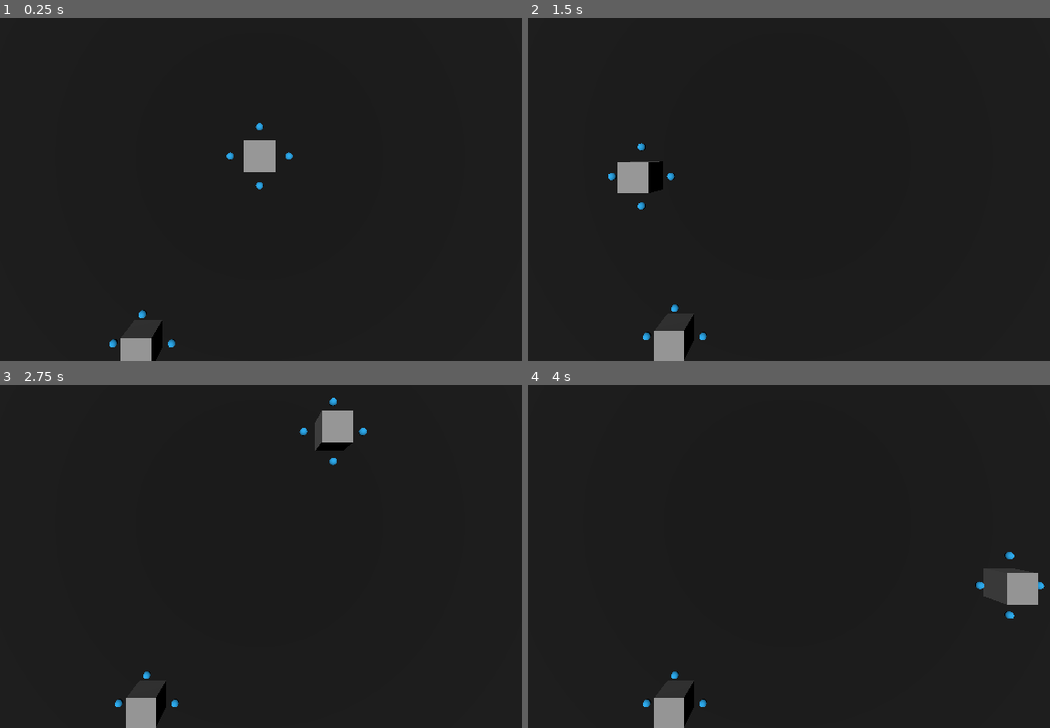
Above: before the commit, frames 1-4 (two rows, left to right).
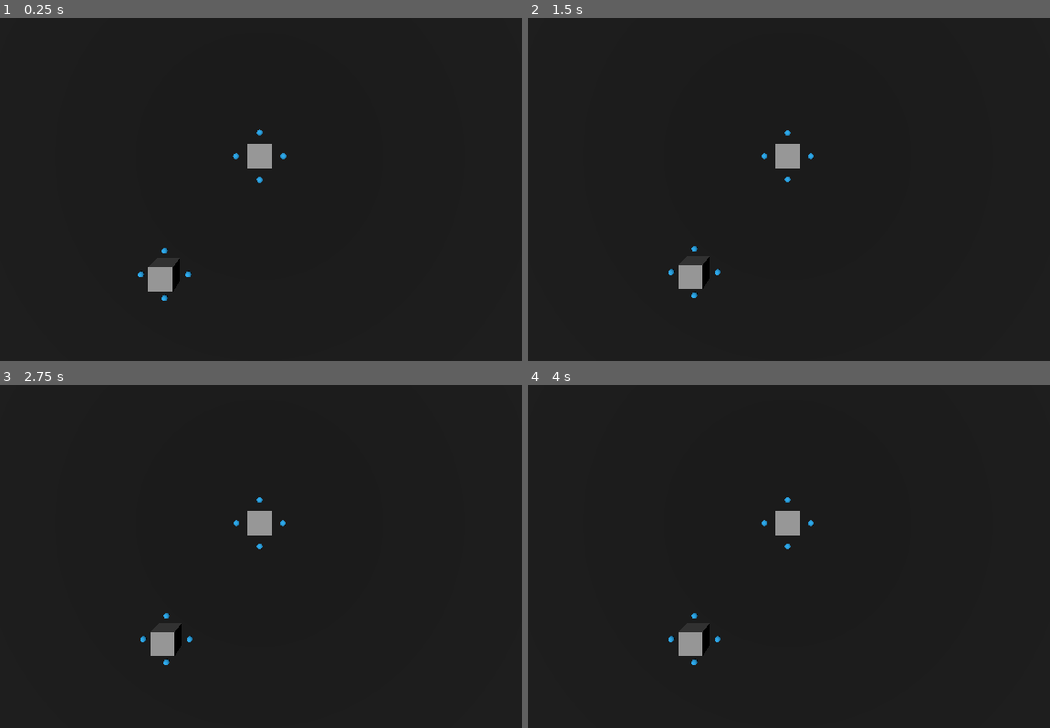
Above: after the commit, the same moments.

Repository: karstenpedersen/robo-blocks
Game: Godot game, scene res://src/scenes/game-scenes/karsten_test_scene.tscn
The game is run twice, just before and just after one commit, with the same random seed, the same clock (stepped at 60 frames per second) and the same inputs. The project has no main scene, so this scene is started directly.
Inputs (mouse positions are in pixels of both pictures, inside the frame that each line leads up to):
- Up to frame 1 (0.25 s): no input
- Up to frame 2 (1.5 s): move the mouse to (945, 134) at 0.52 s; press the mouse at (945, 134) at 0.53 s; hold R (rotate_right) 0.53-1.28 s; tap Enter at 1.25 s; move the mouse to (642, 175) at 1.27 s; release the mouse at (642, 175) at 1.28 s; click (642, 175) at 1.35 s
- Up to frame 3 (2.75 s): tap Space at 2 s; move the mouse to (334, 433) at 2.02 s; press the mouse at (334, 433) at 2.03 s; hold R (rotate_right) from 2.03 s (still down)
- Up to frame 4 (4 s): tap Enter at 2.75 s; move the mouse to (752, 604) at 2.77 s; release the mouse at (752, 604) at 2.78 s; click (752, 604) at 2.85 s; tap Space at 3.5 s; move the mouse to (1008, 583) at 3.52 s; release R (rotate_right) at 3.53 s; press the mouse at (1008, 583) at 3.53 s

The runs differ from the first frame. In frame 1, 1.5% of the frame differs, in the area x 20-57%, y 30-100%; in frame 2, 2.5%; in frame 3, 2.5%; in frame 4, 2.7%, in the area x 22-99%, y 32-100%.

Commit message:
Work on modules

Diff:
--- a/project.godot
+++ b/project.godot
@@ -19,6 +19,7 @@
 draggable=""
 module=""
 draggable_module=""
+snap_point=""
 
 [input]
 
@@ -42,6 +43,7 @@
 [layer_names]
 
 3d_physics/layer_1="Collision"
+3d_physics/layer_2="Dragging"
 
 [rendering]
 
--- a/src/components/draggable_component.gd
+++ b/src/components/draggable_component.gd
@@ -5,15 +5,22 @@
 signal drag_ended(node)
 signal drag_moved(node)
 signal drag_rotated(node)
+signal mounted(module, point)
+signal unmounted(module, point)
 
 @export var parent: Node3D
-@export var snap_distance: float = 3
+@export var snap_distance: float = 1
 
 var dragging = false
 var drag_offset = Vector3()
 var target_position: Vector3
 var target_rotation: Vector3
-var snap_point: Node3D
+var snap_points: Array[SnapPoint]
+var snap_point: SnapPoint:
+	get:
+		if len(snap_points) == 0:
+			return null
+		return snap_points[0]
 
 
 func _ready() -> void:
@@ -23,21 +30,27 @@
 func drag_start(pos: Vector3):
 	# Reset rotation
 	target_rotation = get_reset_rotation()
-
 	dragging = true
 	drag_started.emit(self)
+
+	for point in snap_points:
+		unmounted.emit(point.parent, point)
 
 
 func drag_end():
 	dragging = false
 	drag_ended.emit(self)
 
+	for point in snap_points:
+		mounted.emit(point.parent, point)
+
 
 func drag_move(pos: Vector3):
-	print(snap_point)
-	if snap_point and pos.distance_to(snap_point.position) < snap_distance:
-		print("Snap: ", snap_point.position)
-		target_position = snap_point.position
+	if snap_point:
+		if pos.distance_to(target_position) <= snap_distance:
+			target_position = snap_point.global_position
+		else:
+			snap_points.clear()
 	else:
 		target_position = Vector3(pos.x, 1, pos.z)
 	drag_moved.emit(self)
@@ -52,13 +65,3 @@
 	var y = target_rotation.y
 	y = round(y / 90) * 90
 	return Vector3(0, y, 0)
-
-
-func _on_show_snap_area_body_entered(body: Node3D) -> void:
-	if dragging and body != self and body.is_in_group("draggable"):
-		pass
-
-
-func _on_show_snap_area_body_exited(body: Node3D) -> void:
-	if dragging and body != self and body.is_in_group("draggable"):
-		pass
--- a/src/entities/modules/base_module/base_module.gd
+++ b/src/entities/modules/base_module/base_module.gd
@@ -2,7 +2,7 @@
 class_name BaseModule
 
 signal destroyed
-signal added_neighbour_model(module)
+signal added_neighbour_module(module)
 signal removed_neighbour_module(module)
 
 @export var stats: ModuleStats
@@ -25,7 +25,7 @@
 	if index == -1 or module.index + 1 < index:
 		index = module.index + 1
 	neighbours.append(module)
-	added_neighbour_model.emit(module)
+	added_neighbour_module.emit(module)
 
 
 func remove_neighbour_module(module: BaseModule):
@@ -48,8 +48,7 @@
 
 func remove_from_neighbours():
 	for neighbour in neighbours:
-		neighbour.remove_neighbour(self)
-
+		neighbour.remove_neighbour_module(self)
 
 
 func _on_health_component_eliminated() -> void:
--- a/src/entities/modules/base_module/base_module.tscn
+++ b/src/entities/modules/base_module/base_module.tscn
@@ -7,10 +7,6 @@
 [sub_resource type="BoxShape3D" id="BoxShape3D_p48wg"]
 
 [sub_resource type="BoxMesh" id="BoxMesh_j2tuk"]
-
-[sub_resource type="CylinderShape3D" id="CylinderShape3D_0rqrd"]
-height = 1.0
-radius = 3.0
 
 [node name="BaseModule" type="RigidBody3D" groups=["module"]]
 script = ExtResource("1_iavab")
@@ -47,9 +43,4 @@
 transform = Transform3D(1, 0, 0, 0, 1, 0, 0, 0, 1, 0, 0, 1)
 parent = NodePath("../..")
 
-[node name="ShowSnapArea" type="Area3D" parent="."]
-
-[node name="CollisionShape3D" type="CollisionShape3D" parent="ShowSnapArea"]
-shape = SubResource("CylinderShape3D_0rqrd")
-
 [connection signal="eliminated" from="Components/HealthComponent" to="." method="_on_health_component_eliminated"]
--- a/src/entities/modules/draggable_module/draggable_module.gd
+++ b/src/entities/modules/draggable_module/draggable_module.gd
@@ -6,6 +6,7 @@
 @onready var draggable_component: DraggableComponent = $Components/DraggableComponent
 
 var rotation_tween
+
 
 func _on_draggable_component_drag_started(node: DraggableComponent) -> void:
 	# Disable rigidbody behavior
@@ -39,3 +40,11 @@
 
 func _on_draggable_component_drag_moved(node: DraggableComponent) -> void:
 	position = node.target_position
+
+
+func _on_draggable_component_mounted(module: BaseModule, point: SnapPoint) -> void:
+	add_neighbour_module(module, point)
+
+
+func _on_draggable_component_unmounted(module: Variant, point: Variant) -> void:
+	remove_neighbour_module(module)
--- a/src/entities/modules/draggable_module/draggable_module.tscn
+++ b/src/entities/modules/draggable_module/draggable_module.tscn
@@ -4,20 +4,24 @@
 [ext_resource type="Script" path="res://src/entities/modules/draggable_module/draggable_module.gd" id="2_gver6"]
 [ext_resource type="Script" path="res://src/components/draggable_component.gd" id="2_iyptw"]
 
-[sub_resource type="BoxShape3D" id="BoxShape3D_j4rum"]
+[sub_resource type="SphereShape3D" id="SphereShape3D_n7cql"]
 
 [node name="DraggableModule" groups=["draggable_module"] instance=ExtResource("1_vq4rx")]
 script = ExtResource("2_gver6")
 rotation_speed = 0.125
 
 [node name="DraggableComponent" type="Area3D" parent="Components" index="1" node_paths=PackedStringArray("parent") groups=["draggable"]]
+collision_layer = 2
+collision_mask = 0
 script = ExtResource("2_iyptw")
 parent = NodePath("../..")
 
 [node name="CollisionShape3D" type="CollisionShape3D" parent="Components/DraggableComponent" index="0"]
-shape = SubResource("BoxShape3D_j4rum")
+shape = SubResource("SphereShape3D_n7cql")
 
 [connection signal="drag_ended" from="Components/DraggableComponent" to="." method="_on_draggable_component_drag_ended"]
 [connection signal="drag_moved" from="Components/DraggableComponent" to="." method="_on_draggable_component_drag_moved"]
 [connection signal="drag_rotated" from="Components/DraggableComponent" to="." method="_on_draggable_component_drag_rotated"]
 [connection signal="drag_started" from="Components/DraggableComponent" to="." method="_on_draggable_component_drag_started"]
+[connection signal="mounted" from="Components/DraggableComponent" to="." method="_on_draggable_component_mounted"]
+[connection signal="unmounted" from="Components/DraggableComponent" to="." method="_on_draggable_component_unmounted"]
--- a/src/entities/modules/head_module/head_module.gd
+++ b/src/entities/modules/head_module/head_module.gd
@@ -2,6 +2,5 @@
 class_name HeadModule
 
 
-# Called when the node enters the scene tree for the first time.
 func _ready() -> void:
 	index = 0
--- a/src/scenes/game-scenes/karsten_test_scene.tscn
+++ b/src/scenes/game-scenes/karsten_test_scene.tscn
@@ -27,13 +27,13 @@
 transform = Transform3D(0.990232, 0.0131266, -0.138813, 0.139432, -0.0932235, 0.985834, 0, -0.995559, -0.0941431, 0, 6.39536, 0)
 
 [node name="Camera3D" type="Camera3D" parent="."]
-transform = Transform3D(1, 0, 0, 0, -4.37114e-08, 1, 0, -1, -4.37114e-08, 0, 10, 0)
+transform = Transform3D(1, 0, 0, 0, -4.37114e-08, 1, 0, -1, -4.37114e-08, 0, 12, 0)
 
 [node name="DragManager" type="Node3D" parent="Camera3D"]
 script = ExtResource("2_u365p")
 
 [node name="DraggableModule" parent="." instance=ExtResource("2_7w6ey")]
-transform = Transform3D(1, 0, 0, 0, 1, 0, 0, 0, 1, 0, 1.21548, 0)
+transform = Transform3D(1, 0, 0, 0, 1, 0, 0, 0, 1, 0.003, 1, 0.002)
 
 [node name="DraggableModule2" parent="." instance=ExtResource("2_7w6ey")]
-transform = Transform3D(1, 0, 0, 0, 1, 0, 0, 0, 1, -4.00715, 1.13693, 6.40752)
+transform = Transform3D(1, 0, 0, 0, 1, 0, 0, 0, 1, -4.007, 1, 4.99057)
--- a/src/systems/drag-and-drop/drag_manager.gd
+++ b/src/systems/drag-and-drop/drag_manager.gd
@@ -4,7 +4,7 @@
 
 var dragging = false
 var current: DraggableComponent = null
-var draggable_ray_result = null
+var ray_result = null
 
 
 func _physics_process(delta):
@@ -21,10 +21,10 @@
 
 		var result = space_state.intersect_ray(query)
 		if !result:
+			ray_result = null
 			break
-
-		if result.collider.is_in_group("draggable"):
-			draggable_ray_result = result
+		elif result.collider.is_in_group("draggable"):
+			ray_result = result
 			break
 
 		remaining_length -= origin.distance_to(result.position)
@@ -36,7 +36,8 @@
 	# Get drag position
 	var plane = Plane(Vector3(0, 1, 0), Vector3(0, 1, 0))
 	origin = get_parent().project_ray_origin(mousepos)
-	var plane_intersection = plane.intersects_ray(origin, origin + direction * 1000)
+	var plane_intersection = \
+			plane.intersects_ray(origin, origin + direction * 1000)
 	if plane_intersection:
 		current.drag_move(plane_intersection)
 
@@ -58,12 +59,13 @@
 		current = null
 		return
 
-	if !draggable_ray_result:
+	if !ray_result:
 		return
-	var collider = draggable_ray_result.collider
-	if collider is not Node or !collider.is_in_group("draggable"):
+
+	var collider = ray_result.collider
+	if collider is not Node:
 		return
 
 	dragging = true
-	current = draggable_ray_result.collider
-	current.drag_start(draggable_ray_result["position"])
+	current = ray_result.collider
+	current.drag_start(ray_result["position"])
--- a/src/systems/drag-and-drop/snap_point.gd
+++ b/src/systems/drag-and-drop/snap_point.gd
@@ -3,22 +3,11 @@
 
 @export var parent: BaseModule
 
-var target_module: BaseModule
+var target_module: DraggableComponent
 
 
-func add_neighbour():
-	parent.add_neighbour_module(target_module, self)
-	target_module.add_neighbour_module(parent, self)
-	target_module.draggable_component.snap_point = null
-
-
-func _on_body_entered(body: Node3D) -> void:
-	if body.is_in_group("draggable_module") and body.draggable_component.dragging:
-		body.draggable_component.snap_point = self
-		target_module = body
-
-
-func _on_body_exited(body: Node3D) -> void:
-	if body == target_module:
-		parent.remove_neighbour_module(target_module)
-		target_module.draggable_component.snap_point = null
+func _on_area_entered(area: Area3D) -> void:
+	if area != parent.draggable_component and \
+			area.is_in_group("draggable") and \
+			area.dragging:
+		area.snap_points.append(self)
--- a/src/systems/drag-and-drop/snap_point.tscn
+++ b/src/systems/drag-and-drop/snap_point.tscn
@@ -10,17 +10,22 @@
 radius = 0.125
 height = 0.25
 
-[sub_resource type="SphereShape3D" id="SphereShape3D_a0he8"]
-radius = 0.2
+[sub_resource type="CylinderShape3D" id="CylinderShape3D_sck2f"]
+height = 3.0
+radius = 0.4
 
-[node name="SnapPoint" type="Area3D"]
+[node name="SnapPoint" type="Area3D" groups=["snap_point"]]
+collision_layer = 0
+collision_mask = 2
 script = ExtResource("1_d6isf")
 
 [node name="MeshInstance3D" type="MeshInstance3D" parent="."]
 mesh = SubResource("SphereMesh_p643i")
 
 [node name="CollisionShape3D" type="CollisionShape3D" parent="."]
-shape = SubResource("SphereShape3D_a0he8")
+shape = SubResource("CylinderShape3D_sck2f")
 
+[connection signal="area_entered" from="." to="." method="_on_area_entered"]
+[connection signal="area_exited" from="." to="." method="_on_area_exited"]
 [connection signal="body_entered" from="." to="." method="_on_body_entered"]
 [connection signal="body_exited" from="." to="." method="_on_body_exited"]
Not shown: 1 places in src/entities/modules/base_module/base_module.tscn that only renumber resources
